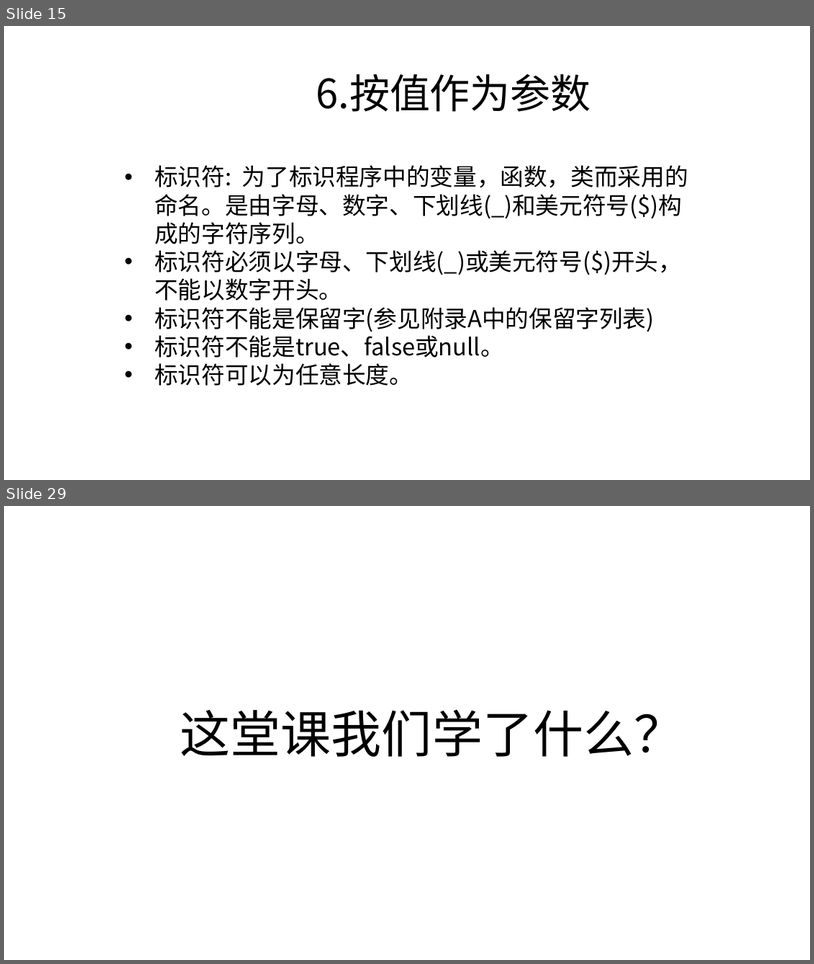
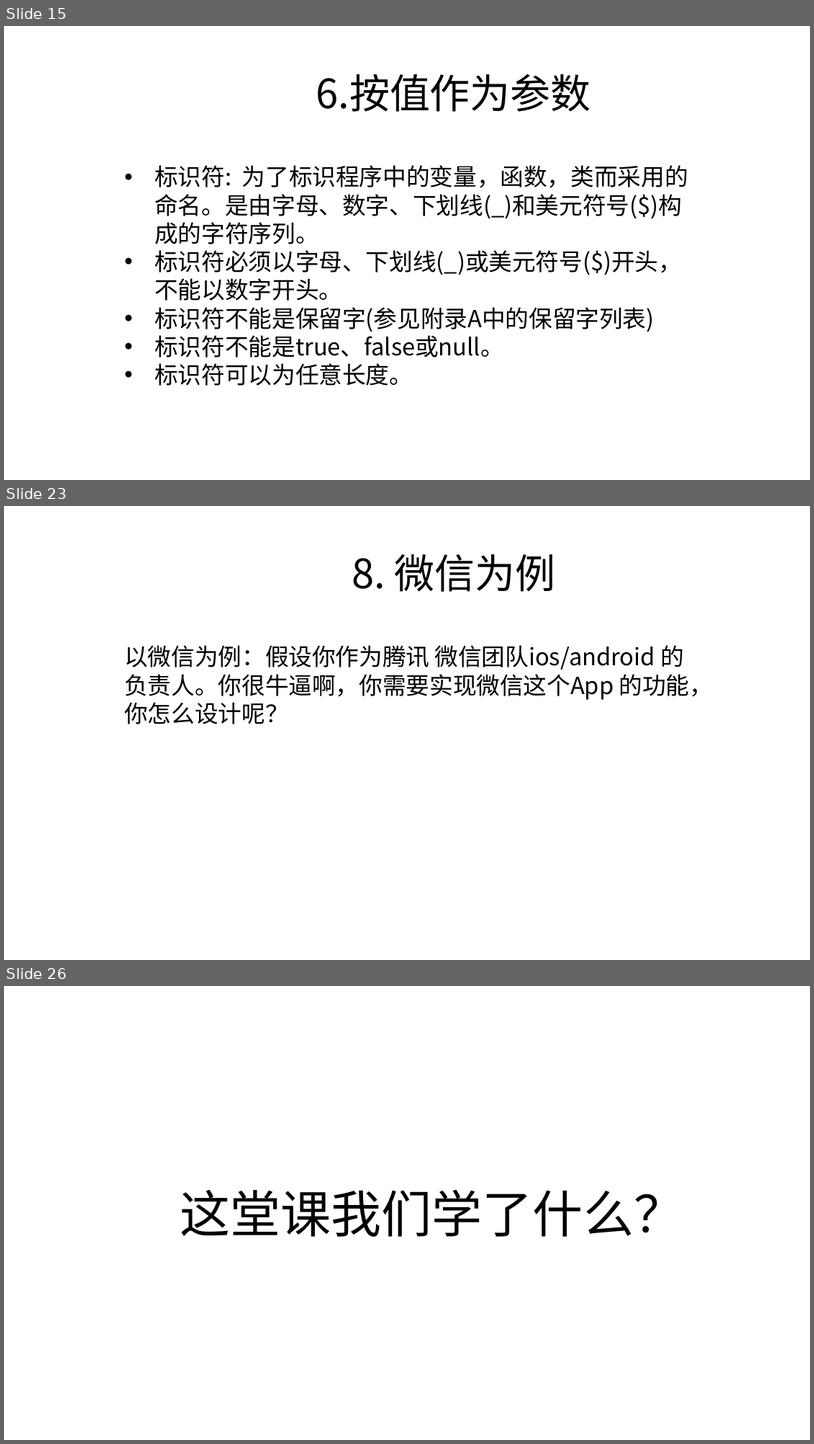
Before and after one commit to zjyesir/hmc_java_1, a slide deck: ppt/2.3 方法.pptx. Shown one above the other, each under a label of ours: slides 15 and 29 before the commit, slides 15, 23 and 26 after it; the slides between them are not shown. The pictures are 814x964 and 814x1444 pixels, drawn with LibreOffice and Linux fonts; fonts in the diff are those of the drawing; background and template pictures are left out. Boxes give left, top, right and bottom in pixels: in the first picture for what was removed or moved away, otherwise in the second. Text is boxed around its words. In the diff, an @@ line names an element or a change of style, - is before the commit and + after.

```diff
--- a/ppt/2.3 方法.pptx
+++ b/ppt/2.3 方法.pptx
@@ slide 23 added at <box>4,506,810,960</box>, background picture (left out) @@
@@ text added at <box>352,554,556,592</box>, 48 pt, text #000000 @@
+8. 微信为例
@@ text added at <box>124,645,714,724</box>, 28 pt, text #000000 @@
+以微信为例：假设你作为腾讯 微信团队ios/android 的负责人。你很牛逼啊，你需要实现微信这个App 的功能，你怎么设计呢？
@@ what was slide 29 is now slide 26 @@
```
Also in this commit, not shown: 2 slides changed, 10 other slides added, 14 slides removed, 2 other files.
